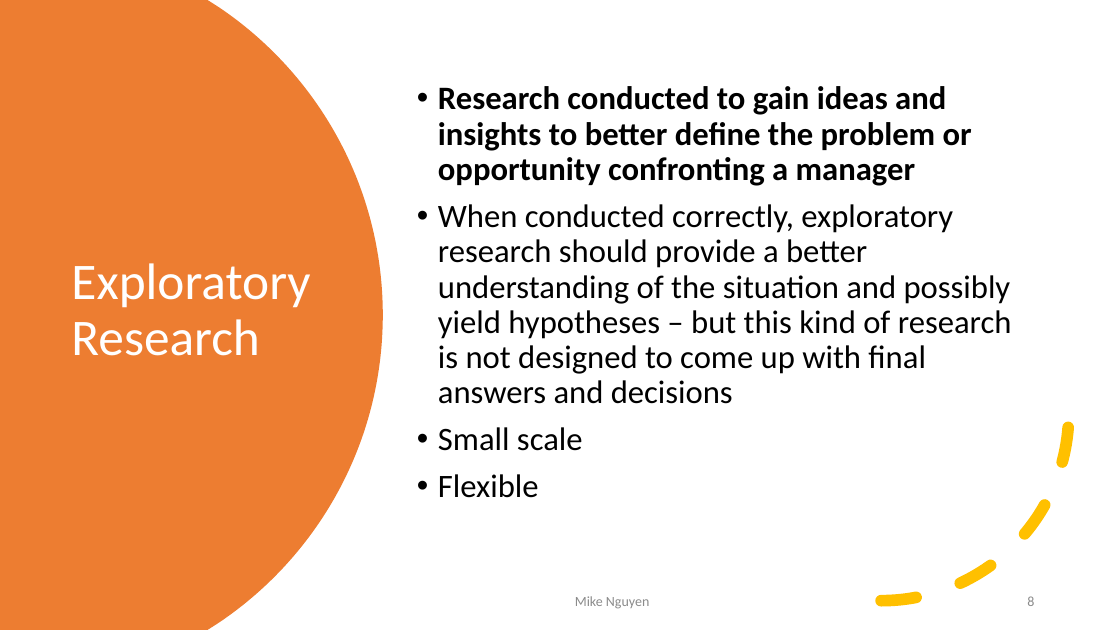
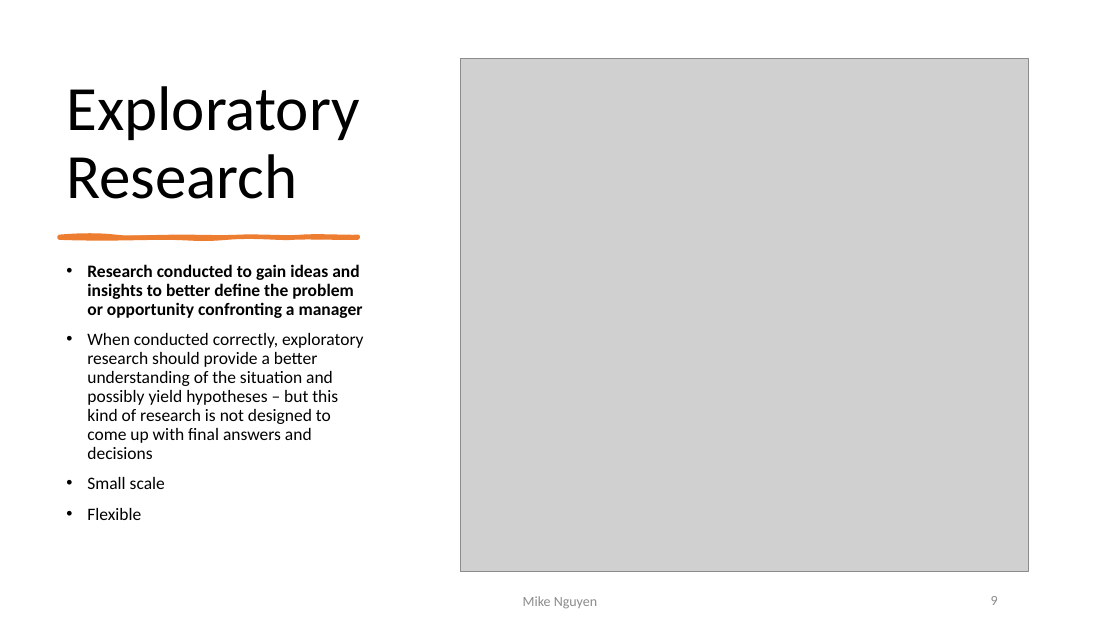
Before and after one commit to mikenguyen13/mar4050, a slide deck: slide 9 of lectures/2/1_Problem & Intro to Project.pptx (slide 8 before the commit). Drawn at 1120x630 pixels with LibreOffice and Linux fonts; fonts in the diff are those of the drawing; grey boxes stand for pictures. Boxes give left, top, right and bottom in pixels: in the first picture for what was removed or moved away, otherwise in the second. Text is boxed around its words. In the diff, an @@ line names an element or a change of style, - is before the commit and + after.

```diff
--- a/lectures/2/1_Problem & Intro to Project.pptx
+++ b/lectures/2/1_Problem & Intro to Project.pptx
@@ freeform shape removed at (0, 0, 383, 630) @@
@@ title "Exploratory Research": place and size @@
-title "Exploratory Research" at (71, 263, 310, 356)
+title "Exploratory Research" at (66, 86, 359, 199)
@@ title "Exploratory Research" at (66, 86, 359, 199): size 44 to 54 pt, text colour #FFFFFF to #000000; vertical alignment middle to bottom @@
@@ picture added at (461, 59, 1029, 571) @@
@@ freeform shape added at (59, 236, 358, 238), fill #ED7D31, outline #ED7D31 3 pt @@
@@ arc (boxed as its full ellipse) removed at (694, 226, 1070, 602) @@
@@ text "Research conducted to gain ideas ...": place and size @@
-text "Research conducted to gain ideas ..." at (438, 86, 1012, 498)
+text "Research conducted to gain ideas ..." at (87, 264, 363, 520)
@@ text "Research conducted to gain ideas ..." at (87, 264, 363, 520): size 28 to 15 pt; vertical alignment middle to top @@
@@ text "Mike Nguyen": place and size @@
-text "Mike Nguyen" at (575, 596, 649, 609)
+text "Mike Nguyen" at (523, 596, 597, 609)
@@ page number added at (791, 584, 1044, 618), 12 pt, text #8C8C8C @@
+9
@@ page number removed at (1027, 596, 1034, 606) @@
-8
```
Also in this commit, not shown: 1 other slide changed, 1 slide added, 1 other file.
